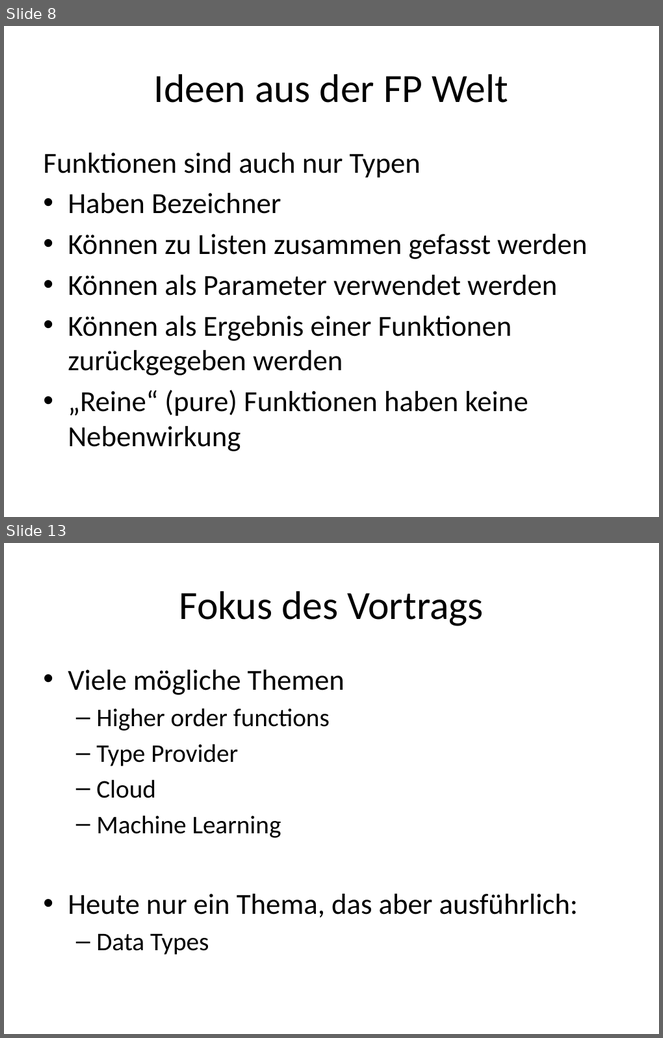
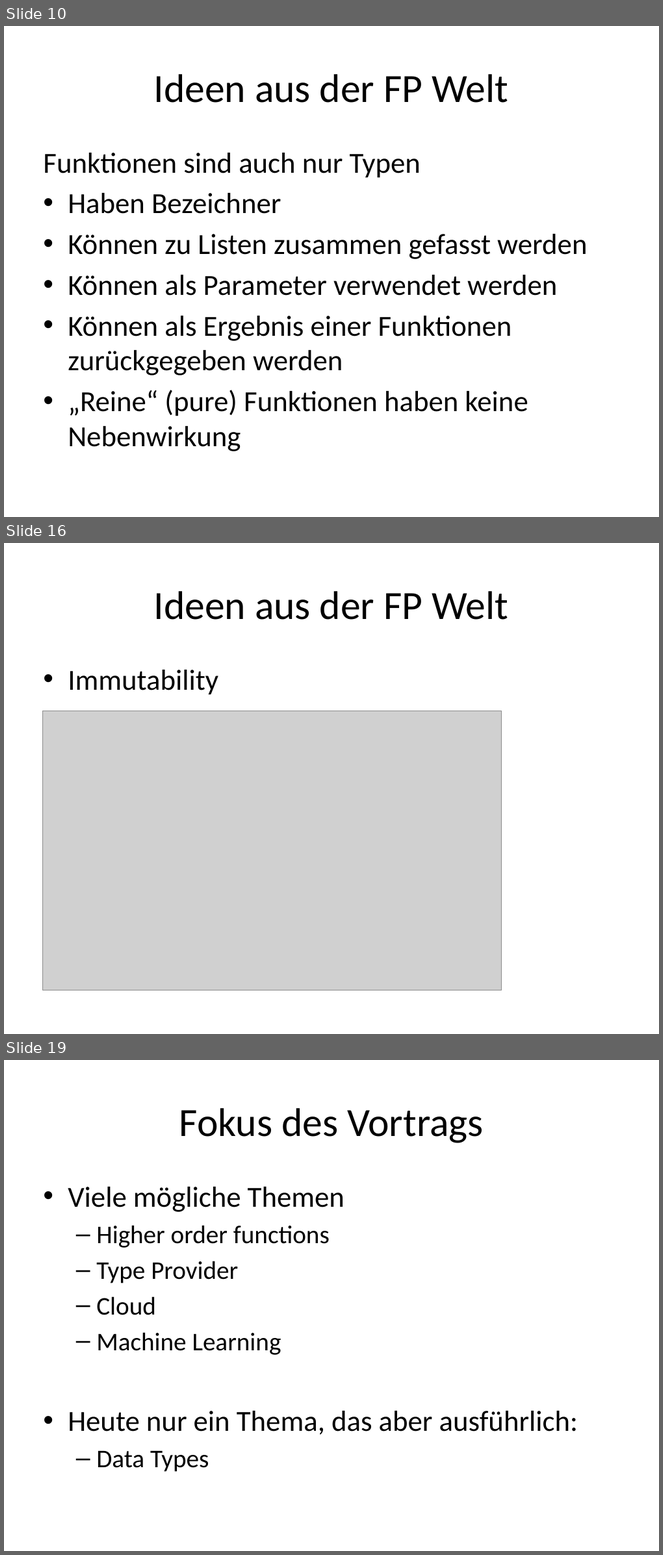
Before and after one commit to ronaldboehm/talks, a slide deck: 20151202/Einführung20151202.pptx. Shown one above the other, each under a label of ours: slides 8 and 13 before the commit, slides 10, 16 and 19 after it; the slides between them are not shown. The pictures are 663x1038 and 663x1555 pixels, drawn with LibreOffice and Linux fonts; fonts in the diff are those of the drawing; grey boxes stand for pictures. Boxes give left, top, right and bottom in pixels: in the first picture for what was removed or moved away, otherwise in the second. Text is boxed around its words. In the diff, an @@ line names an element or a change of style, - is before the commit and + after.

```diff
--- a/20151202/Einführung20151202.pptx
+++ b/20151202/Einführung20151202.pptx
@@ slide 16 added at bbox=[4, 543, 659, 1034], background #FFFFFF @@
@@ title added at bbox=[154, 591, 508, 620], 44 pt, text #000000 @@
+Ideen aus der FP Welt
@@ text added at bbox=[68, 670, 218, 695], 32 pt, text #000000 @@
+• Immutability
@@ picture added at bbox=[42, 711, 502, 990] @@
@@ what was slide 8 is now slide 10 @@
@@ what was slide 13 is now slide 19 @@
```
Also in this commit, not shown: 9 slides changed, 6 other slides added, 1 other file.
